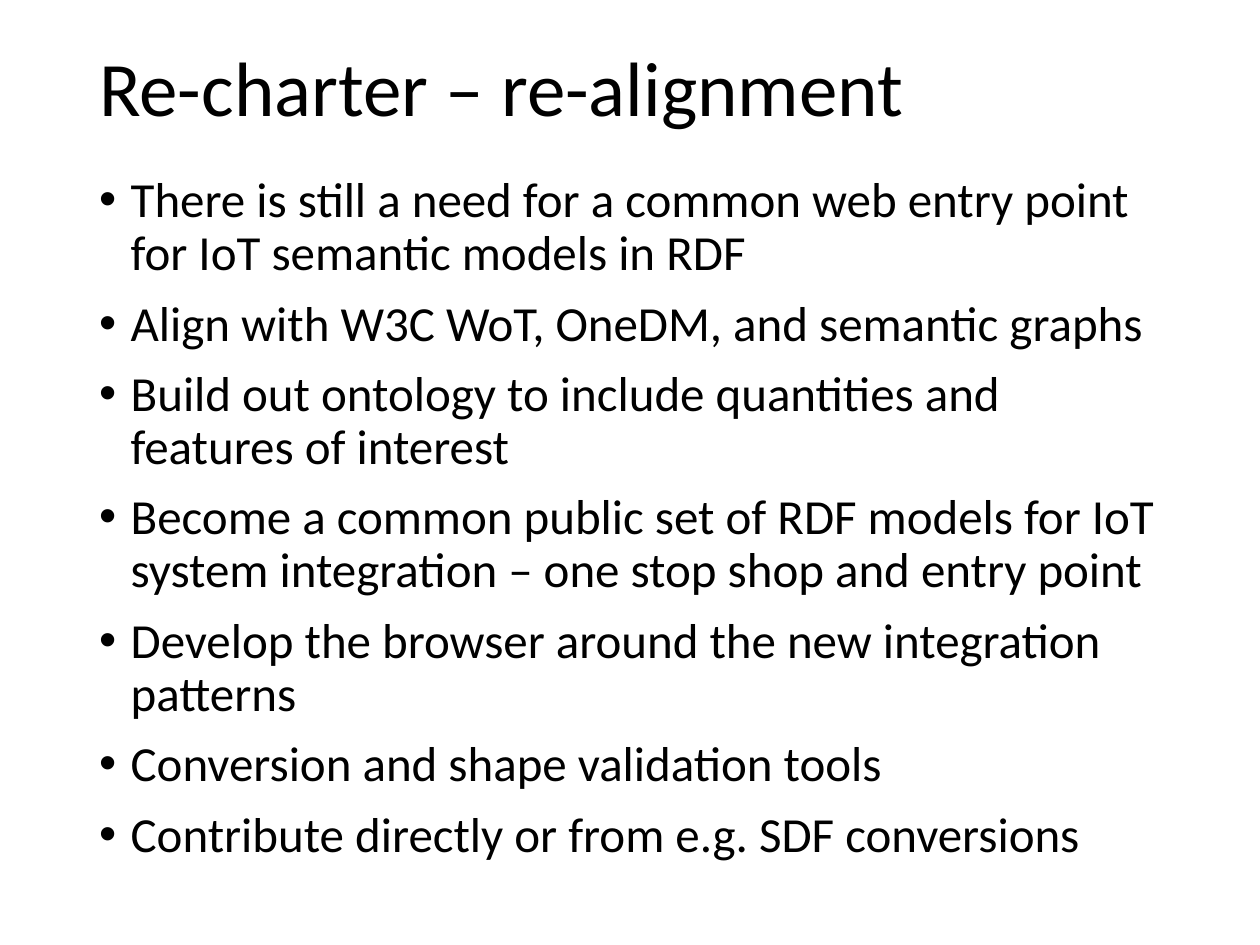
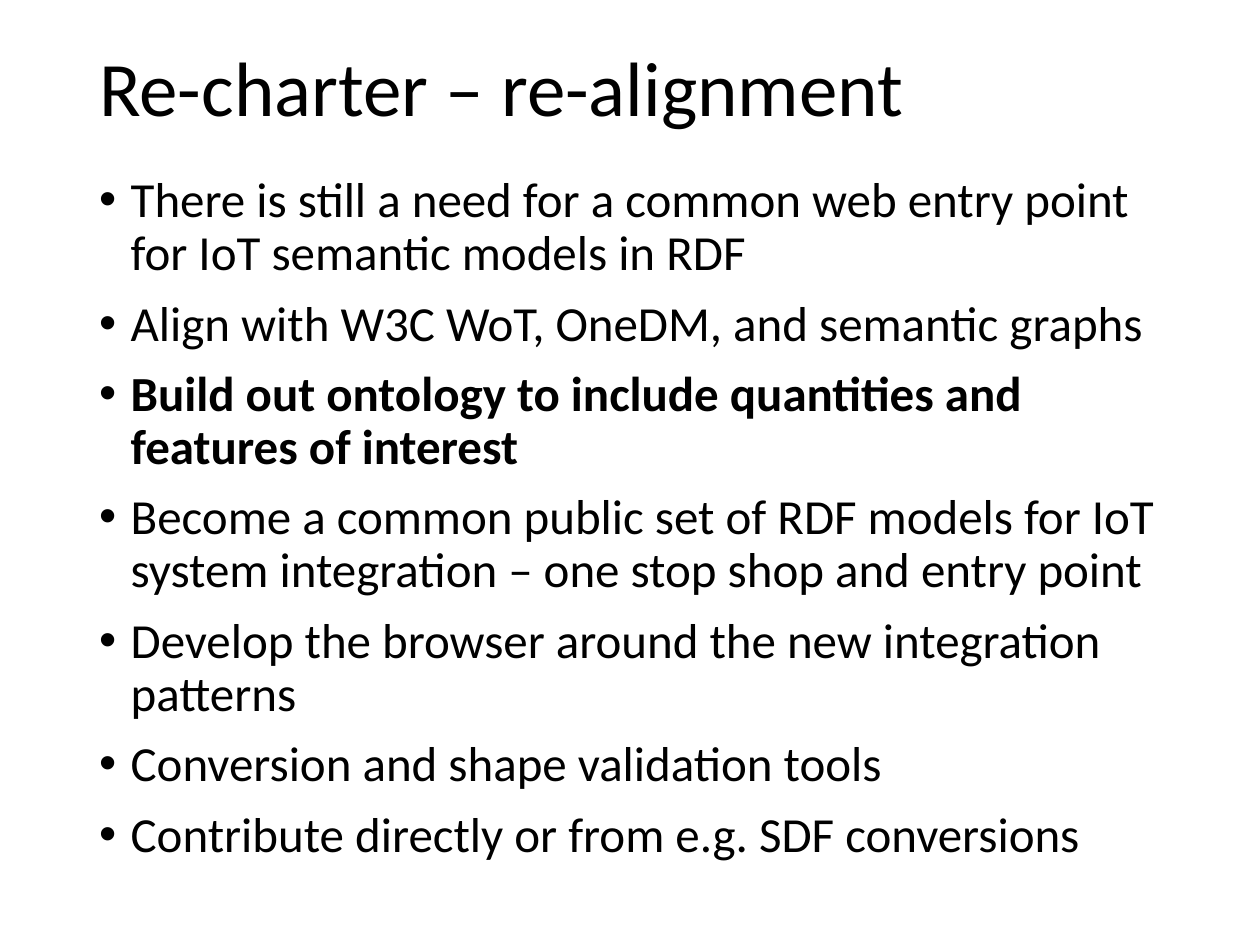
Before and after one commit to iot-schema-collab/teleconferences, a slide deck: slide 10 of iotschema-20210318.pptx (slide 4 before the commit). Drawn at 1260x945 pixels with LibreOffice and Linux fonts; fonts in the diff are those of the drawing. Boxes give left, top, right and bottom in pixels: in the first picture for what was removed or moved away, otherwise in the second. Text is boxed around its words. In the diff, an @@ line names an element or a change of style, - is before the commit and + after.

Commit message:
update 3/18/2021 slides, added re-charter slides

```diff
--- a/iotschema-20210318.pptx
+++ b/iotschema-20210318.pptx
@@ text at bbox=[131, 376, 1022, 465]: bold on in "Build out ontology to include quantities and ..." @@
```
Also in this commit, not shown: 8 slides added, 1 other file.
